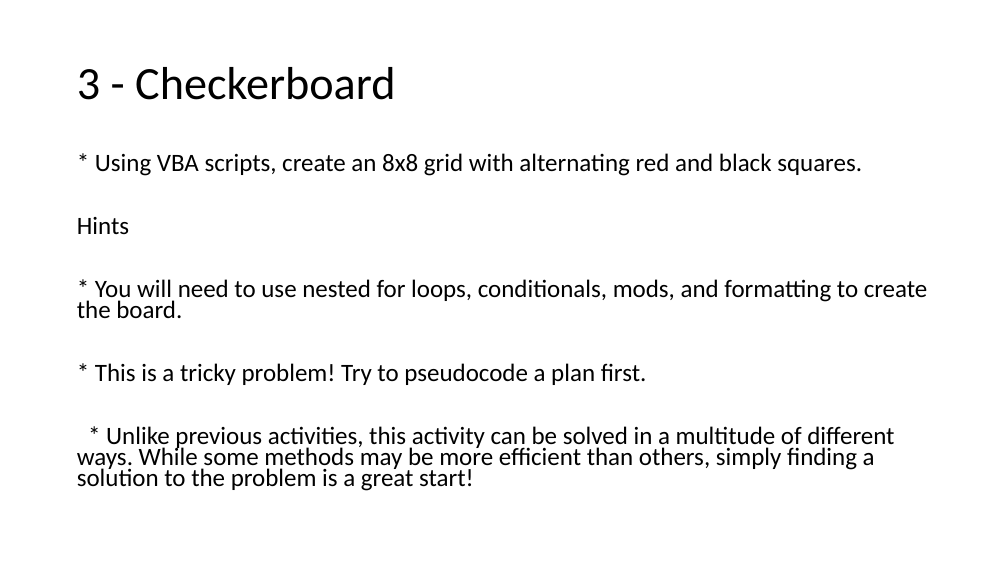
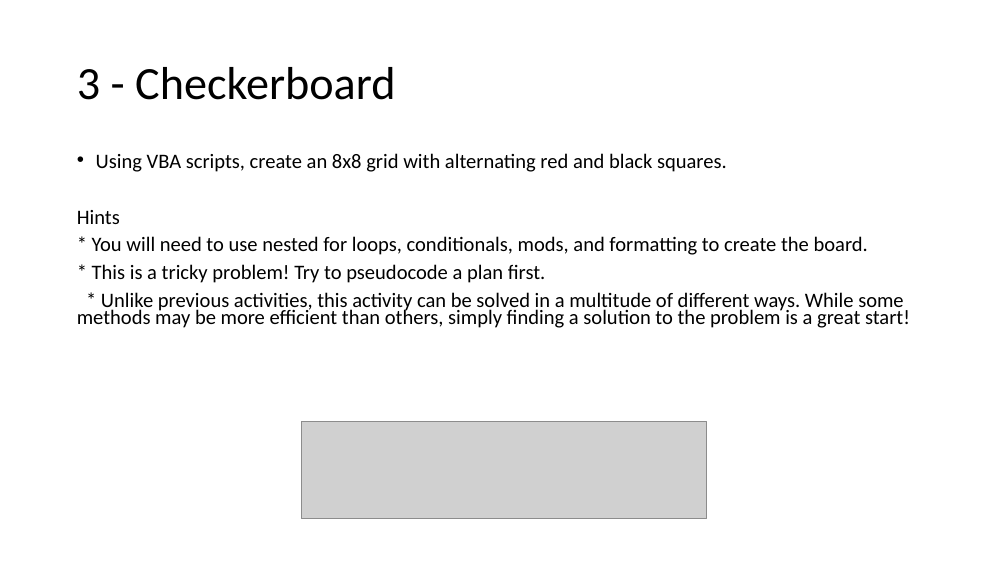
Before and after one commit to emilyrcoffield/Rutgers-Data-Homeworks, a slide deck: slide 3 of 02-VBA-Scripting/Classwork/3/Activity Instructions.pptx. Drawn at 1008x567 pixels with LibreOffice and Linux fonts; fonts in the diff are those of the drawing; grey boxes stand for pictures. Boxes give left, top, right and bottom in pixels: in the first picture for what was removed or moved away, otherwise in the second. Text is boxed around its words. In the diff, an @@ line names an element or a change of style, - is before the commit and + after.

```diff
--- a/02-VBA-Scripting/Classwork/3/Activity Instructions.pptx
+++ b/02-VBA-Scripting/Classwork/3/Activity Instructions.pptx
@@ text at [96, 153, 727, 172]: text changed; size 23.8 to 19.6 pt @@
-* Using VBA scripts, create an 8x8 grid with alternating red and black squares.
+• Using VBA scripts, create an 8x8 grid with alternating red and black squares.
@@ text at [77, 210, 910, 328]: size 23.8 to 19.6 pt in "Hints", "* You will need to use nested ...", "* This is a tricky problem! Try ...", "* Unlike previous activities, this activity can ..." @@
@@ picture added at [301, 421, 707, 519] @@
```
Also in this commit, not shown: 1 other slide changed, 35 other files.
